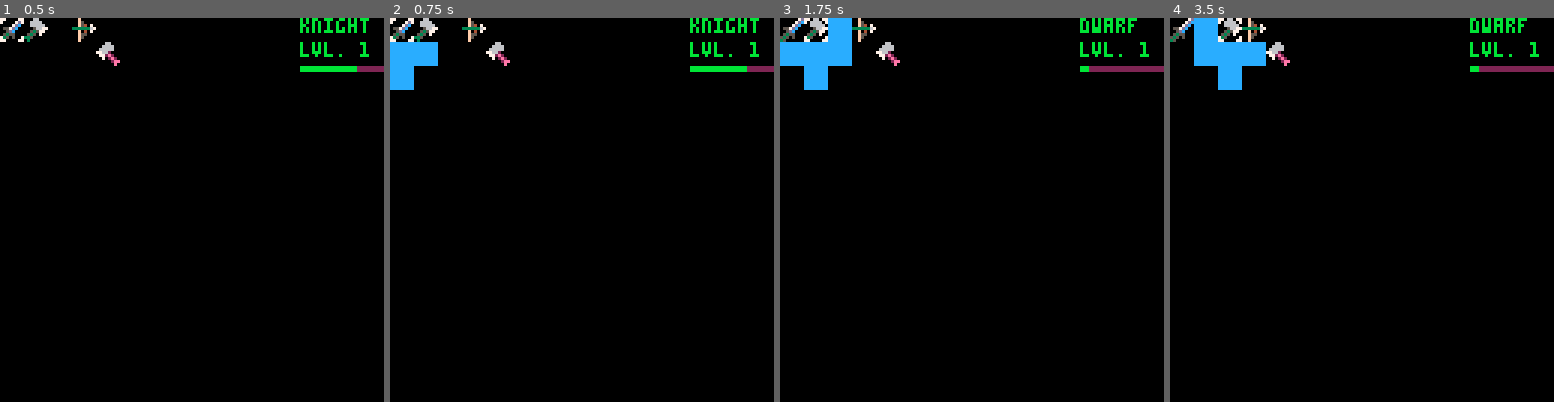
Above: before the commit, frames 1-4 (left to right).
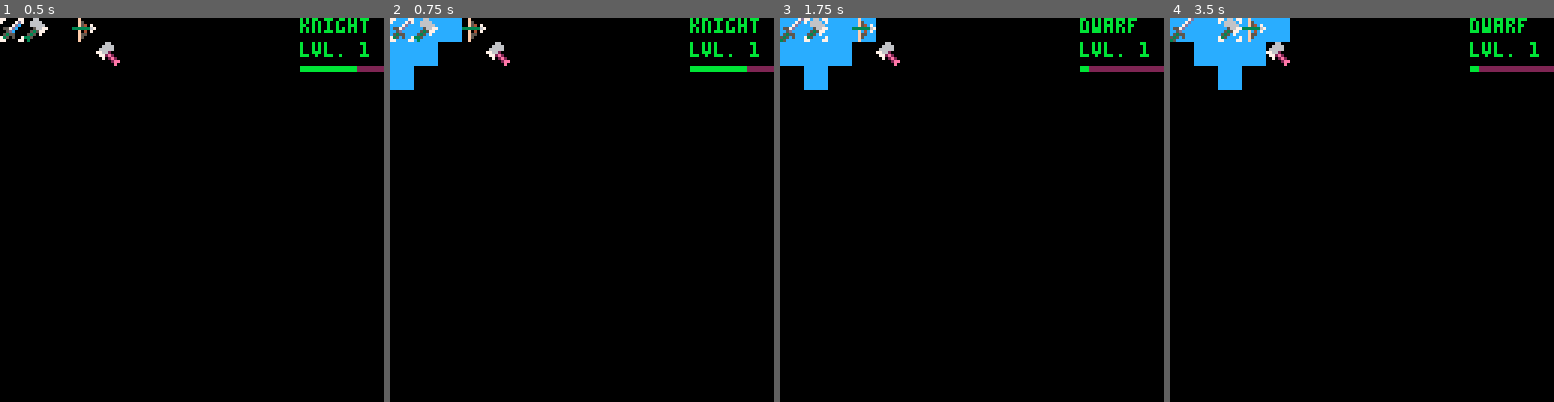
Above: after the commit, the same moments.

Repository: cstephen/PICO-8-Tactics
Game: PICO-8 cartridge tactics.p8
Two runs of this game, one before a commit and one after it. Both use one fixed random seed, a clock stepped at 60 frames per second and the inputs below.
Inputs:
- Up to frame 1 (0.5 s): tap X (X key) at 0.33 s
- Up to frame 2 (0.75 s): tap O (Z key) at 0.7 s
- Up to frame 3 (1.75 s): tap X (X key) at 1.07 s; hold Right from 1.6 s (still down); tap O (Z key) at 1.7 s
- Up to frame 4 (3.5 s): tap X (X key) at 1.85, 2.97 s; release Right at 2.1 s; tap O (Z key) every 0.4 s from 2.1 to 3.3 s; hold Up 2.15-2.42 s; hold Right 2.47-3.03 s; hold Left from 3.08 s (still down)

Frame 1 is identical in both runs. In frame 2, 0.8% of the frame differs, in the area x 0-19%, y 0-7%; in frame 3, 0.6%; in frame 4, 1.0%, in the area x 0-32%, y 0-7%.

Commit message:
Pass alignment and obstacle barriers as sequences to allow movement through units.

Diff:
--- a/tactics.p8
+++ b/tactics.p8
@@ -378,7 +378,7 @@
 function movespaces(x, y)
   friendly = alias(x, y)
   moving = true
-  explorerange(friendly.x, friendly.y, friendly.speed, 254, "neutral", true)
+  explorerange(friendly.x, friendly.y, friendly.speed, 254, {"neutral", "good"}, {"evil"})
   valid[friendly.x][friendly.y] = nil
 end
 
@@ -405,8 +405,8 @@
 end
 
 function attackspaces()
-  local goodspaces = explorerange(friendly.x, friendly.y, friendly.attackmax, 253, "evil", false)
-  local badspaces = explorerange(friendly.x, friendly.y, friendly.attackmin, 0, "evil", false)
+  local goodspaces = explorerange(friendly.x, friendly.y, friendly.attackmax, 253, {"evil"}, {})
+  local badspaces = explorerange(friendly.x, friendly.y, friendly.attackmin, 0, {"evil"}, {})
   if goodspaces - badspaces > 0 then
     attacking = true
   end
@@ -428,8 +428,8 @@
     }
   }
 
-  explorerange(enemy.x, enemy.y, enemy.attackmax, 253, "good", false)
-  explorerange(enemy.x, enemy.y, enemy.attackmin, 0, "good", false)
+  explorerange(enemy.x, enemy.y, enemy.attackmax, 253, {"good"}, {})
+  explorerange(enemy.x, enemy.y, enemy.attackmin, 0, {"good"}, {})
 
   if bg[friendly.x][friendly.y].sprite == 253 then
     animation.counterattack = true
@@ -471,9 +471,11 @@
     return
   end
 
-  if typemask[x][y] == alignment then
-    bg[x][y] = {sprite = sprite}
-    spaces += 1
+  for i=0, #alignment do
+    if typemask[x][y] == alignment[i] then
+      bg[x][y] = {sprite = sprite}
+      spaces += 1
+    end
   end
 
   if validspace(x - 1, y, steps, obstacles) then
@@ -498,8 +500,10 @@
     return false
   end
 
-  if obstacles == true and typemask[x][y] != "neutral" then
-    return false
+  for i=0, #obstacles do
+    if typemask[x][y] == obstacles[i] then
+      return false
+    end
   end
 
   if steps <= 0 then
